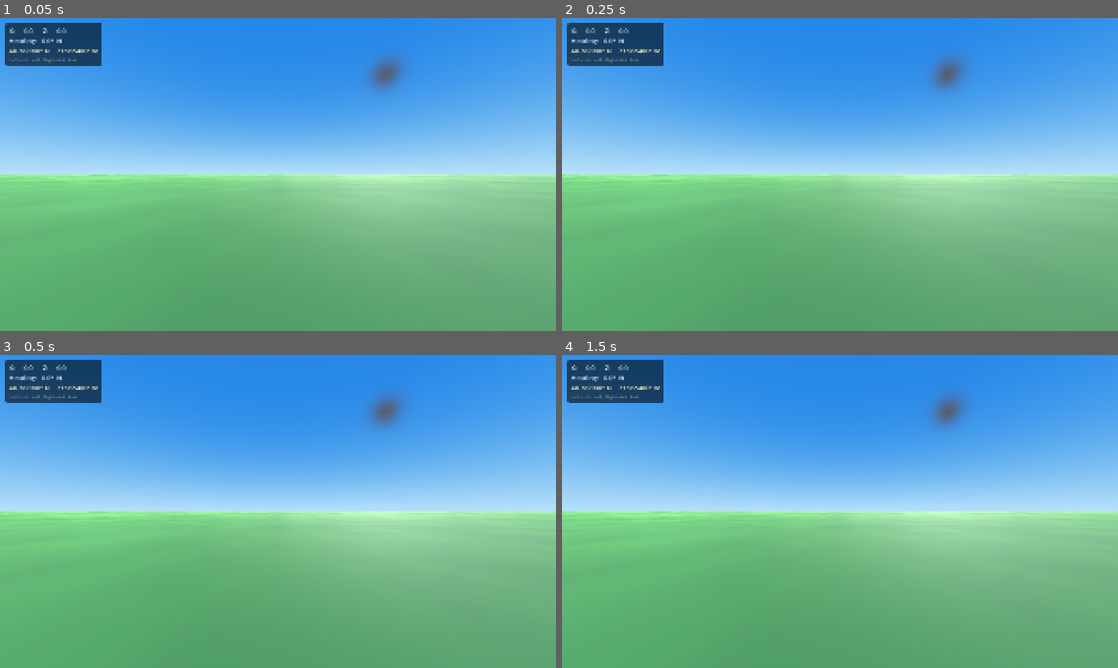
Above: before the commit, frames 1-4 (two rows, left to right).
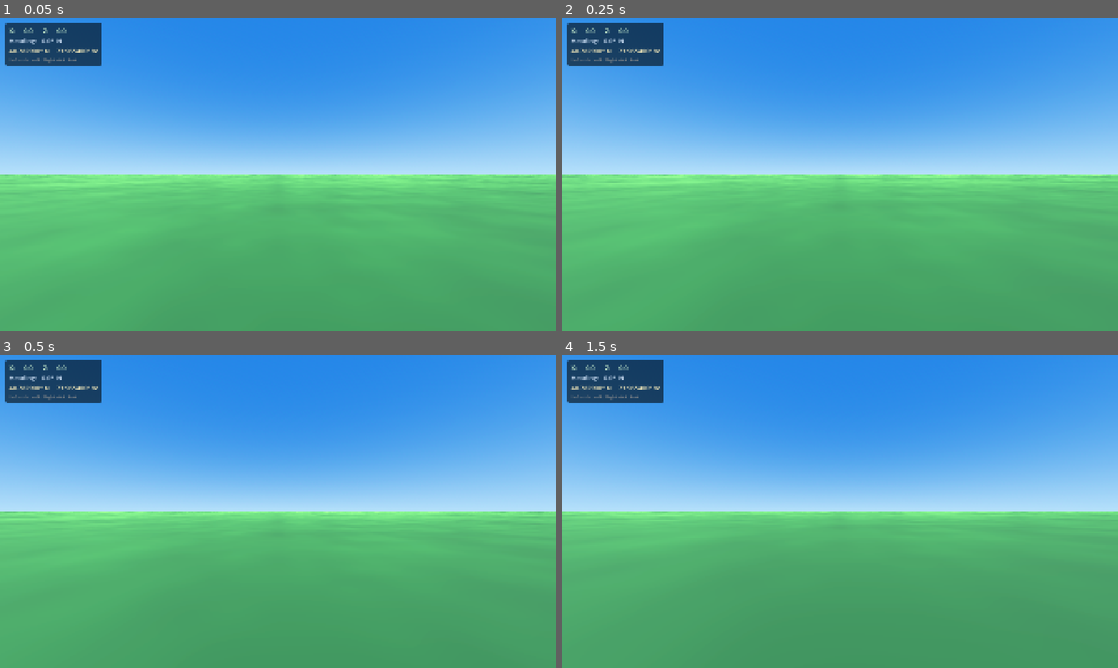
Above: after the commit, the same moments.

Repository: Central-Park-Walk/central-park-walk
Game: Godot game, scene res://main.tscn
The game is run twice, just before and just after one commit, with the same random seed, the same clock (stepped at 60 frames per second) and the same inputs.
Inputs:
- Up to frame 1 (0.05 s): no input
- Up to frame 2 (0.25 s): no input
- Up to frame 3 (0.5 s): no input
- Up to frame 4 (1.5 s): tap Enter at 1.25 s

The runs differ from the first frame. In frame 1, 21% of the frame differs, in the area x 0-100%, y 12-96%; in frame 2, 21%; in frame 3, 24%; in frame 4, 26%, in the area x 20-100%, y 12-100%.
Error before the commit: Parse Error: Cannot infer the type of "parts" variable because the value doesn't have a set type. (res://park_loader.gd:100)

Commit message:
Add PBR grass texture and HDR sky panorama
- download_assets.py: fetches Grass004 2K-JPG from ambientCG and
  kloppenheim_06_puresky 1K HDR from Poly Haven into textures/
- main.gd: _load_sky_material() loads sky.hdr as PanoramaSkyMaterial
  with procedural fallback; _load_img_tex() helper for runtime texture
  loading with mipmap generation
- main.gd: _setup_ground() loads grass albedo/normal/roughness and
  switches to _terrain_shader_textured() when textures are present;
  adds ARRAY_TANGENT to terrain ArrayMesh for correct normal mapping
- main.gd: remove fill DirectionalLight3D (sky ambient covers it),
  fix player spawn position override in player.gd _ready()

Co-Authored-By: Claude Sonnet 4.6 <noreply@anthropic.com>

Diff:
--- a/main.gd
+++ b/main.gd
@@ -99,14 +99,40 @@
 # ---------------------------------------------------------------------------
 # Sky + lighting
 # ---------------------------------------------------------------------------
+func _load_img_tex(path: String) -> ImageTexture:
+	if not FileAccess.file_exists(path):
+		return null
+	var img := Image.load_from_file(path)
+	if not img:
+		return null
+	img.generate_mipmaps()
+	return ImageTexture.create_from_image(img)
+
+
+func _load_sky_material() -> Material:
+	var path := "res://textures/sky.hdr"
+	if FileAccess.file_exists(path):
+		var img := Image.load_from_file(path)
+		if img:
+			img.generate_mipmaps()
+			var tex := ImageTexture.create_from_image(img)
+			var pan := PanoramaSkyMaterial.new()
+			pan.panorama = tex
+			print("Sky: loaded HDR panorama")
+			return pan
+	print("Sky: procedural fallback")
+	var proc := ProceduralSkyMaterial.new()
+	proc.sky_top_color        = Color(0.13, 0.40, 0.82)
+	proc.sky_horizon_color    = Color(0.58, 0.78, 0.96)
+	proc.ground_bottom_color  = Color(0.06, 0.14, 0.04)
+	proc.ground_horizon_color = Color(0.24, 0.42, 0.14)
+	proc.sun_angle_max        = 30.0
+	proc.sun_curve            = 0.06
+	return proc
+
+
 func _setup_environment() -> void:
-	var sky_mat := ProceduralSkyMaterial.new()
-	sky_mat.sky_top_color     = Color(0.13, 0.40, 0.82)
-	sky_mat.sky_horizon_color = Color(0.58, 0.78, 0.96)
-	sky_mat.ground_bottom_color  = Color(0.06, 0.14, 0.04)
-	sky_mat.ground_horizon_color = Color(0.24, 0.42, 0.14)
-	sky_mat.sun_angle_max = 30.0
-	sky_mat.sun_curve     = 0.06
+	var sky_mat: Material = _load_sky_material()
 
 	var sky := Sky.new()
 	sky.sky_material = sky_mat
@@ -132,12 +158,6 @@
 	sun.shadow_enabled   = true
 	add_child(sun)
 
-	var fill := DirectionalLight3D.new()
-	fill.rotation_degrees = Vector3(-25.0, 150.0, 0.0)
-	fill.light_energy     = 0.35
-	fill.light_color      = Color(0.75, 0.85, 1.00)
-	fill.shadow_enabled   = false
-	add_child(fill)
 
 
 # ---------------------------------------------------------------------------
@@ -145,10 +165,19 @@
 # Falls back to a flat plane when heightmap.json is absent.
 # ---------------------------------------------------------------------------
 func _setup_ground() -> void:
-	var shader := Shader.new()
-	shader.code = _grid_shader_code()
-	var mat    := ShaderMaterial.new()
-	mat.shader  = shader
+	var tex_alb := _load_img_tex("res://textures/grass_albedo.jpg")
+	var tex_nrm := _load_img_tex("res://textures/grass_normal.jpg")
+	var tex_rgh := _load_img_tex("res://textures/grass_rough.jpg")
+	var shader  := Shader.new()
+	shader.code  = _terrain_shader_textured() if tex_alb != null else _terrain_shader_code()
+	var mat     := ShaderMaterial.new()
+	mat.shader   = shader
+	if tex_alb != null:
+		mat.set_shader_parameter("grass_albedo", tex_alb)
+		mat.set_shader_parameter("grass_normal", tex_nrm)
+		mat.set_shader_parameter("grass_rough",  tex_rgh)
+		mat.set_shader_parameter("tile_m",       3.0)
+		print("Ground: textured grass shader")
 
 	if _hm_data.is_empty():
 		# Flat fallback
@@ -174,9 +203,10 @@
 	var cell      := _hm_world_size / float(W - 1)
 	var V         := W * H
 
-	var verts   := PackedVector3Array(); verts.resize(V)
-	var normals := PackedVector3Array(); normals.resize(V)
-	var uvs     := PackedVector2Array(); uvs.resize(V)
+	var verts    := PackedVector3Array(); verts.resize(V)
+	var normals  := PackedVector3Array(); normals.resize(V)
+	var uvs      := PackedVector2Array(); uvs.resize(V)
+	var tangents := PackedFloat32Array(); tangents.resize(V * 4)
 
 	for zi in H:
 		for xi in W:
@@ -192,6 +222,7 @@
 			var hU := float(_hm_data[max(zi - 1, 0)     * W + xi])
 			var hD := float(_hm_data[min(zi + 1, H - 1) * W + xi])
 			normals[idx] = Vector3(hL - hR, 2.0 * cell, hU - hD).normalized()
+			tangents[idx*4] = 1.0; tangents[idx*4+3] = 1.0
 
 	var T       := (W - 1) * (H - 1) * 6
 	var indices := PackedInt32Array(); indices.resize(T)
@@ -210,6 +241,7 @@
 	arrays[Mesh.ARRAY_VERTEX]  = verts
 	arrays[Mesh.ARRAY_NORMAL]  = normals
 	arrays[Mesh.ARRAY_TEX_UV]  = uvs
+	arrays[Mesh.ARRAY_TANGENT] = tangents
 	arrays[Mesh.ARRAY_INDEX]   = indices
 	var mesh := ArrayMesh.new()
 	mesh.add_surface_from_arrays(Mesh.PRIMITIVE_TRIANGLES, arrays)
@@ -239,7 +271,56 @@
 	add_child(body)
 
 
-func _grid_shader_code() -> String:
+func _terrain_shader_textured() -> String:
+	return """shader_type spatial;
+render_mode cull_disabled;
+
+uniform sampler2D grass_albedo : source_color,      filter_linear_mipmap_anisotropic, repeat_enable;
+uniform sampler2D grass_normal : hint_normal,        filter_linear_mipmap_anisotropic, repeat_enable;
+uniform sampler2D grass_rough  : hint_default_white, filter_linear_mipmap_anisotropic, repeat_enable;
+uniform float tile_m = 3.0;
+
+varying vec3 world_pos;
+
+float hash2(vec2 p) {
+	p = fract(p * vec2(127.1, 311.7));
+	p += dot(p, p + 43.21);
+	return fract(p.x * p.y);
+}
+float vnoise(vec2 p) {
+	vec2 i = floor(p); vec2 f = fract(p);
+	vec2 u = f * f * (3.0 - 2.0 * f);
+	return mix(mix(hash2(i), hash2(i+vec2(1.,0.)), u.x),
+	           mix(hash2(i+vec2(0.,1.)), hash2(i+vec2(1.,1.)), u.x), u.y);
+}
+float fbm(vec2 p, int oct) {
+	float v = 0.0, a = 0.5;
+	for (int i = 0; i < oct; i++) { v += a*vnoise(p); p *= 2.13; a *= 0.47; }
+	return v;
+}
+
+void vertex() {
+	world_pos = (MODEL_MATRIX * vec4(VERTEX, 1.0)).xyz;
+}
+
+void fragment() {
+	vec2 uv     = world_pos.xz / tile_m;
+	vec3  alb   = texture(grass_albedo, uv).rgb;
+	float rough = texture(grass_rough,  uv).r;
+
+	// Large-scale tint breaks up tiling repetition
+	float f = clamp(fbm(world_pos.xz * 0.004, 4) * 0.45
+	              + fbm(world_pos.xz * 0.025, 3) * 0.35 + 0.30, 0.55, 1.1);
+
+	ALBEDO     = alb * f;
+	NORMAL_MAP = texture(grass_normal, uv).rgb;
+	ROUGHNESS  = clamp(rough * 0.85 + 0.1, 0.0, 1.0);
+	METALLIC   = 0.0;
+}
+"""
+
+
+func _terrain_shader_code() -> String:
 	return """shader_type spatial;
 render_mode cull_disabled;
 
--- a/park_loader.gd
+++ b/park_loader.gd
@@ -97,8 +97,8 @@
 		groups[key].append(path)
 
 	for key in groups:
-		var parts := key.split("|")
-		add_child(_make_path_mesh(groups[key], parts[0], parts[1]))
+		var parts: PackedStringArray = key.split("|")
+		add_child(_make_path_mesh(groups[key], str(parts[0]), str(parts[1])))
 
 
 func _make_path_mesh(paths: Array, hw: String, surface: String) -> MeshInstance3D:
@@ -311,7 +311,7 @@
 	canopy_mm.instance_count   = count
 
 	for i in count:
-		var pt    := trees[i]
+		var pt: Array = trees[i]
 		var tx    := float(pt[0])
 		var ty    := float(pt[1])   # terrain height baked in by convert_to_godot.py
 		var tz    := float(pt[2])
--- a/player.gd
+++ b/player.gd
@@ -30,8 +30,6 @@
 	cam.current = true
 	cam.fov     = 80.0
 	head.add_child(cam)
-
-	position = Vector3(0.0, 0.0, 0.0)
 
 
 func _physics_process(delta: float) -> void:
Not shown, added: download_assets.py
